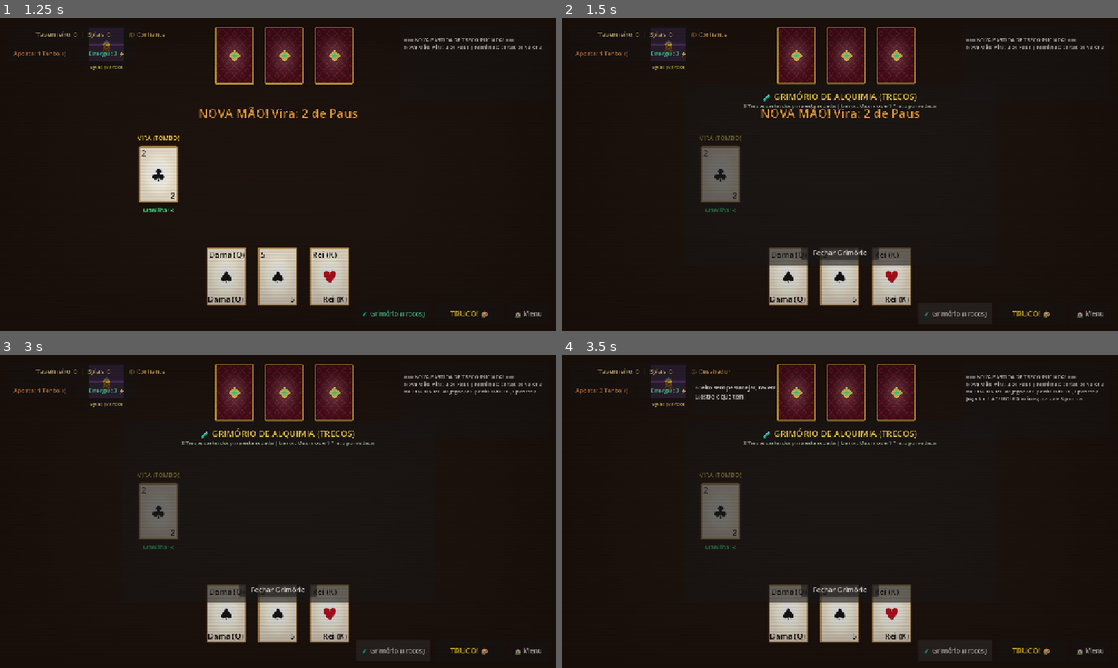
Above: before the commit, frames 1-4 (two rows, left to right).
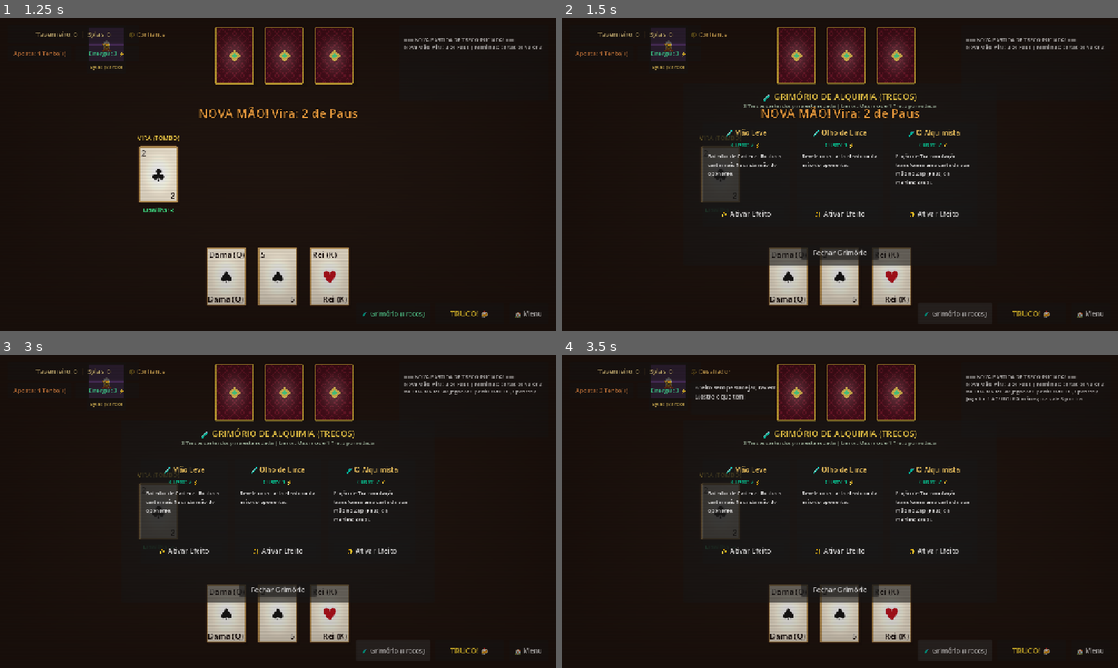
Above: after the commit, the same moments.

Repository: zakkw92/TRECO---THE---GAME
Game: Godot game, scene res://scenes/MainMenu.tscn
Same seed, same stepped clock (60 frames per second), same inputs: the game is played once before the commit and once after it.
Inputs:
- Up to frame 1 (1.25 s): click "🍻 Entrar na Taverna (Jogar)" at 0.5 s
- Up to frame 2 (1.5 s): click "🧪 Grimório (Trecos)" at 1.25 s
- Up to frame 3 (3 s): click "TRUCO! 🍻" at 2 s; click "🧪 Grimório (Trecos)" at 2.75 s
- Up to frame 4 (3.5 s): no input

Frame 1 is identical in both runs. In frame 2, 2.1% of the frame differs, in the area x 25-74%, y 35-64%; in frame 3, 2.1%; in frame 4, 2.1%.
Error before the commit: Invalid access to property or key 'theme_override_constants' on a base object of type 'VBoxContainer'. (res://scripts/ui/TavernTable.gd:132)

Commit message:
fix: use add_theme_constant_override for VBoxContainer in TavernTable

Diff:
--- a/scripts/ui/TavernTable.gd
+++ b/scripts/ui/TavernTable.gd
@@ -129,7 +129,7 @@
 		vbox.offset_top = 12
 		vbox.offset_right = -12
 		vbox.offset_bottom = -12
-		vbox.theme_override_constants.separation = 8
+		vbox.add_theme_constant_override("separation", 8)
 
 		var title_lbl = Label.new()
 		title_lbl.text = "🧪 " + treco.item_name
